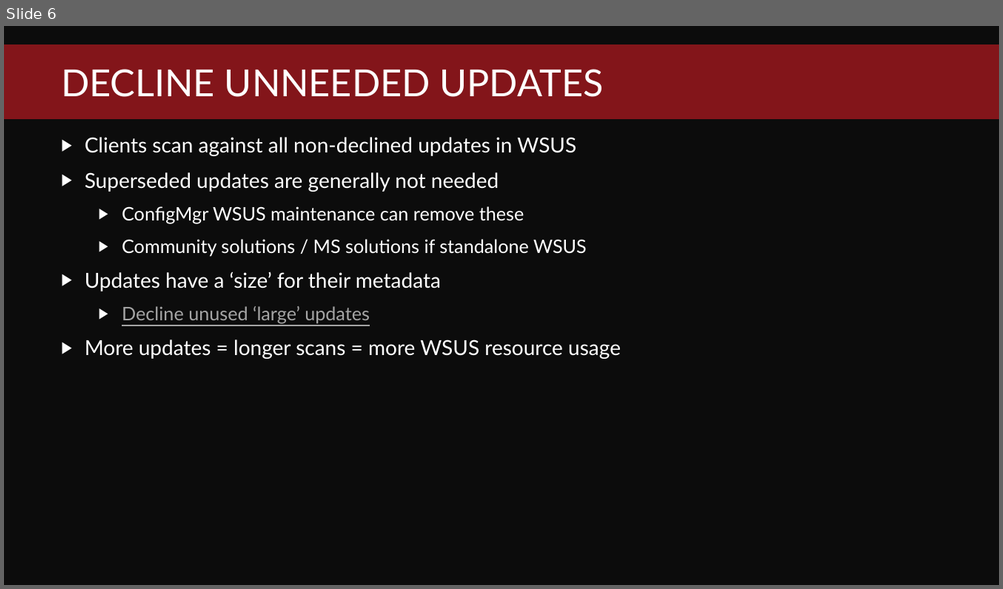
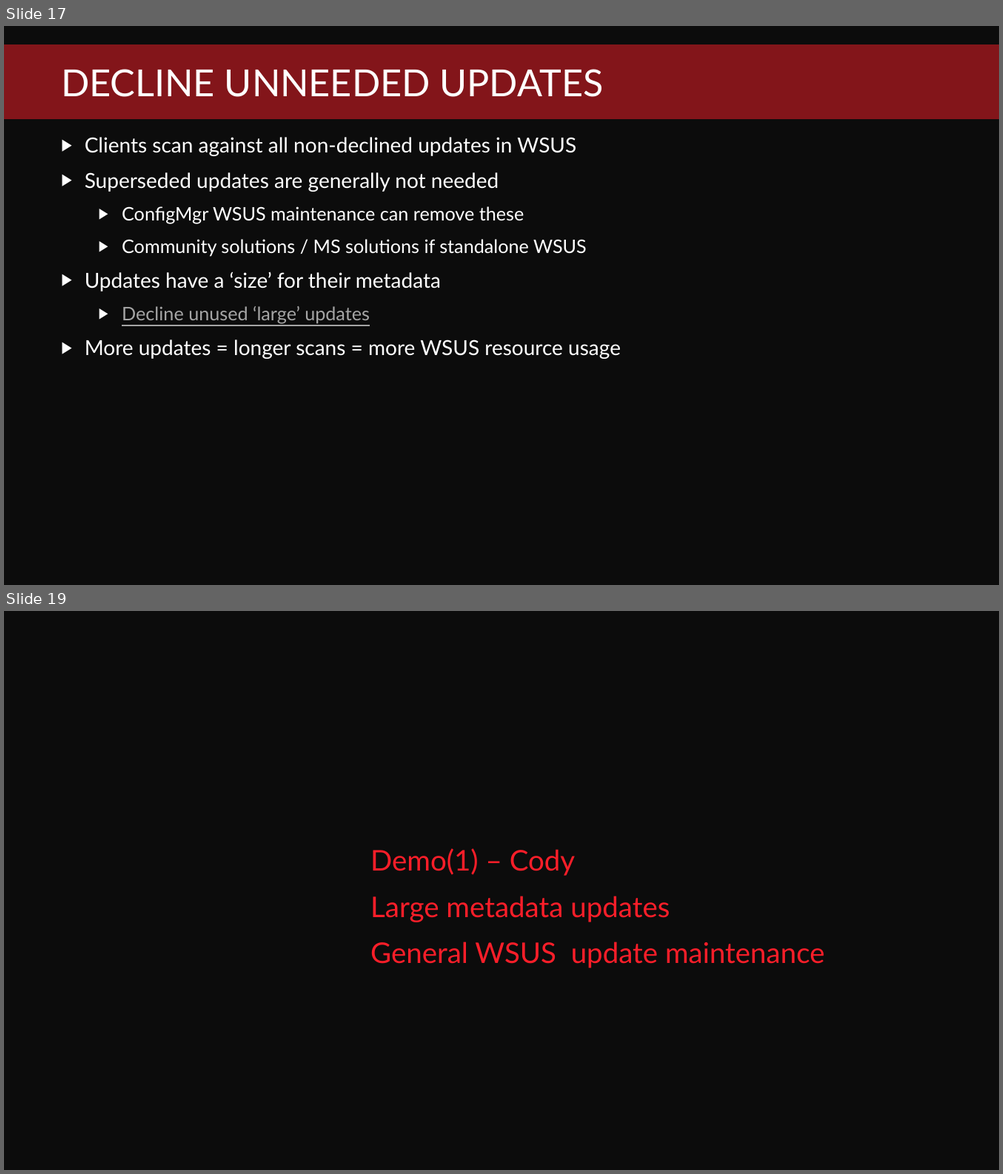
Before and after one commit to PatchMyPCTeam/VSMUG, a slide deck: 2021-12/Top 10 Tips for Optimizing WSUS/VSMUG-2021-12-WSUS-Top-10-Tips.pptx. Shown one above the other, each under a label of ours: slide 6 before the commit, slides 17 and 19 after it; the slides between them are not shown. The pictures are 1003x589 and 1003x1174 pixels, drawn with LibreOffice and Linux fonts; fonts in the diff are those of the drawing; background and template pictures are left out. Boxes give left, top, right and bottom in pixels: in the first picture for what was removed or moved away, otherwise in the second. Text is boxed around its words. In the diff, an @@ line names an element or a change of style, - is before the commit and + after.

```diff
--- a/2021-12/Top 10 Tips for Optimizing WSUS/VSMUG-2021-12-WSUS-Top-10-Tips.pptx
+++ b/2021-12/Top 10 Tips for Optimizing WSUS/VSMUG-2021-12-WSUS-Top-10-Tips.pptx
@@ slide 19 added at [4,611,999,1170], background #0C0C0C @@
@@ text added at [370,849,825,968], 27.5 pt, text #FB1E29 @@
+Demo(1) – Cody
+Large metadata updates
+General WSUS update maintenance
@@ what was slide 6 is now slide 17 @@
```
Also in this commit, not shown: 4 slides changed, 17 other slides added.
